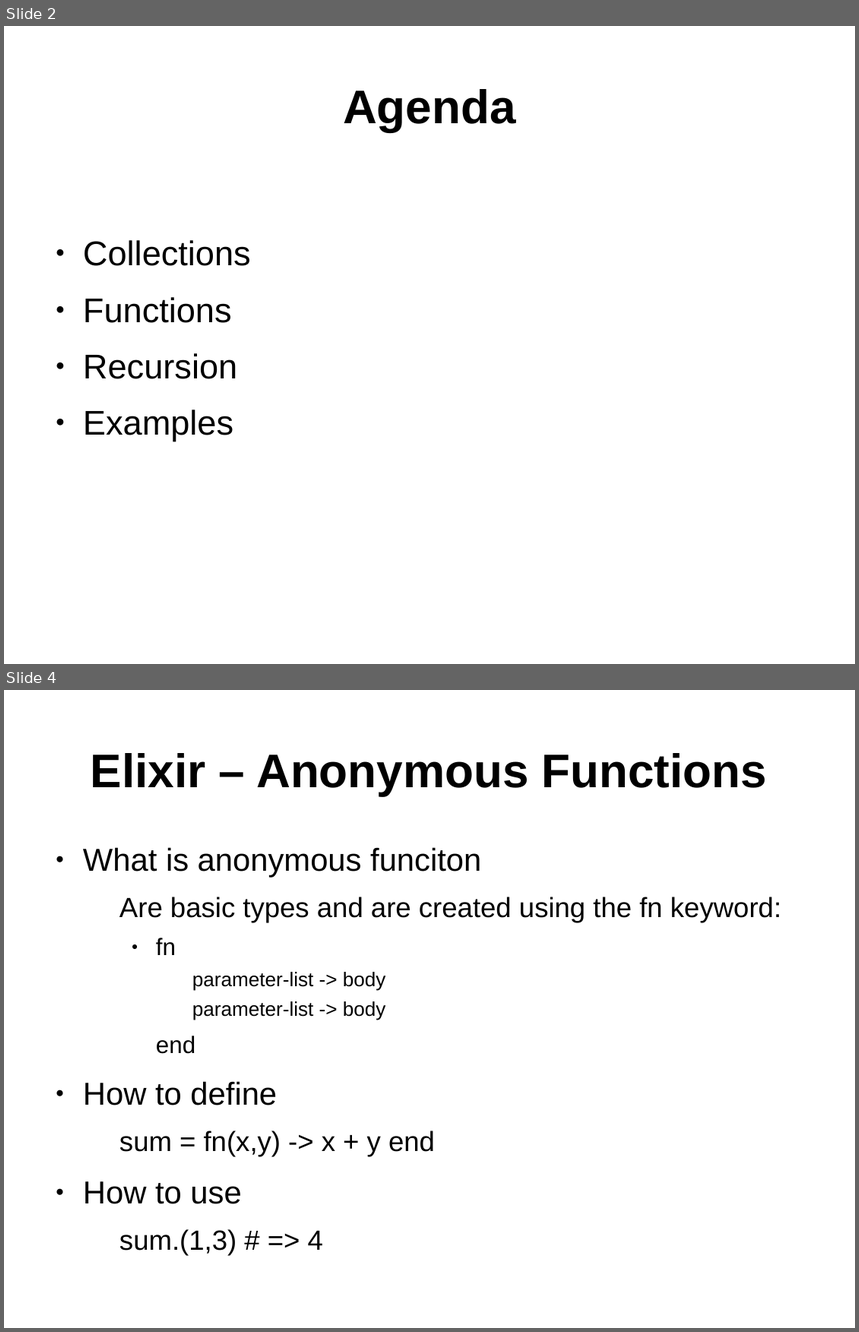
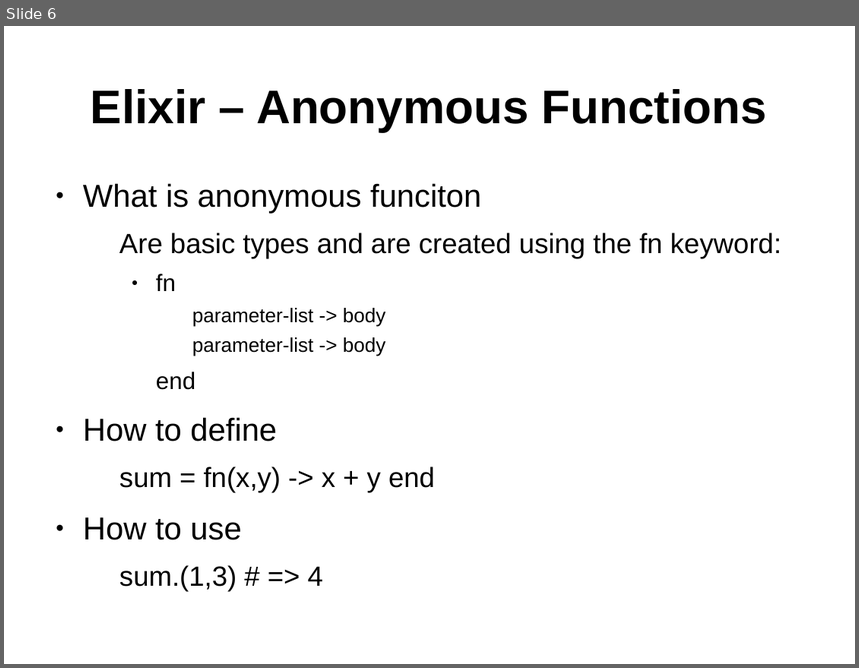
Before and after one commit to ramortegui/talks, a slide deck: elixir-basics-2.odp. Shown one above the other, each under a label of ours: slides 2 and 4 before the commit, slide 6 after it; the slides between them are not shown. The pictures are 859x1332 and 859x668 pixels, drawn with LibreOffice and Linux fonts; fonts in the diff are those of the drawing. Boxes give left, top, right and bottom in pixels: in the first picture for what was removed or moved away, otherwise in the second. Text is boxed around its words. In the diff, an @@ line names an element or a change of style, - is before the commit and + after.

Commit message:
Update agenda.

```diff
--- a/elixir-basics-2.odp
+++ b/elixir-basics-2.odp
@@ slide 2 removed at (x1=4, y1=26, x2=855, y2=664), background #FFFFFF @@
@@ title removed at (x1=343, y1=89, x2=516, y2=132) @@
-Agenda
@@ text removed at (x1=83, y1=240, x2=251, y2=442) @@
-● Collections
-● Functions
-● Recursion
-● Examples
@@ what was slide 4 is now slide 6 @@
```
Also in this commit, not shown: 1 slide changed, 2 slides added, 2 other slides removed.
